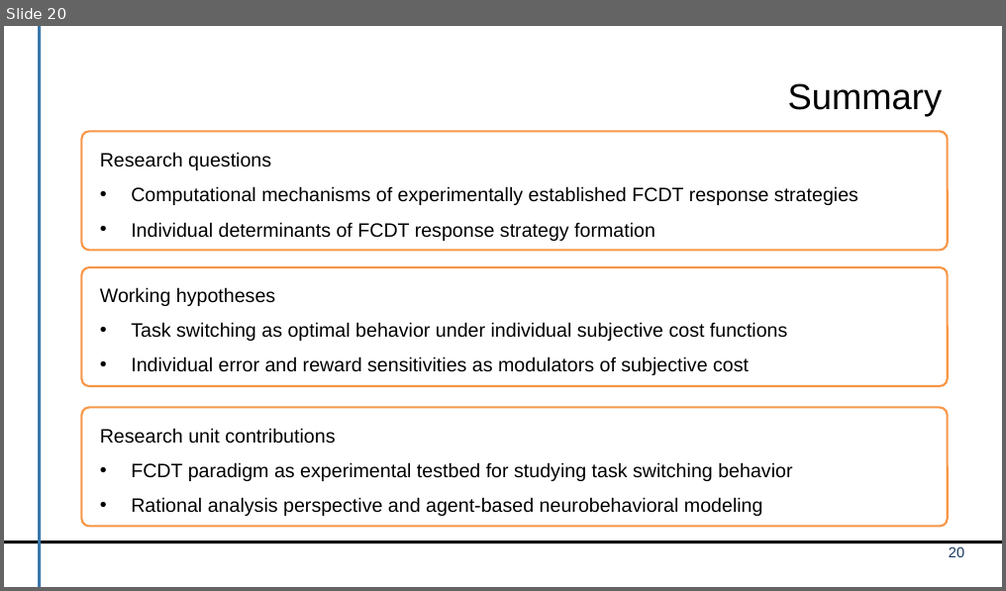
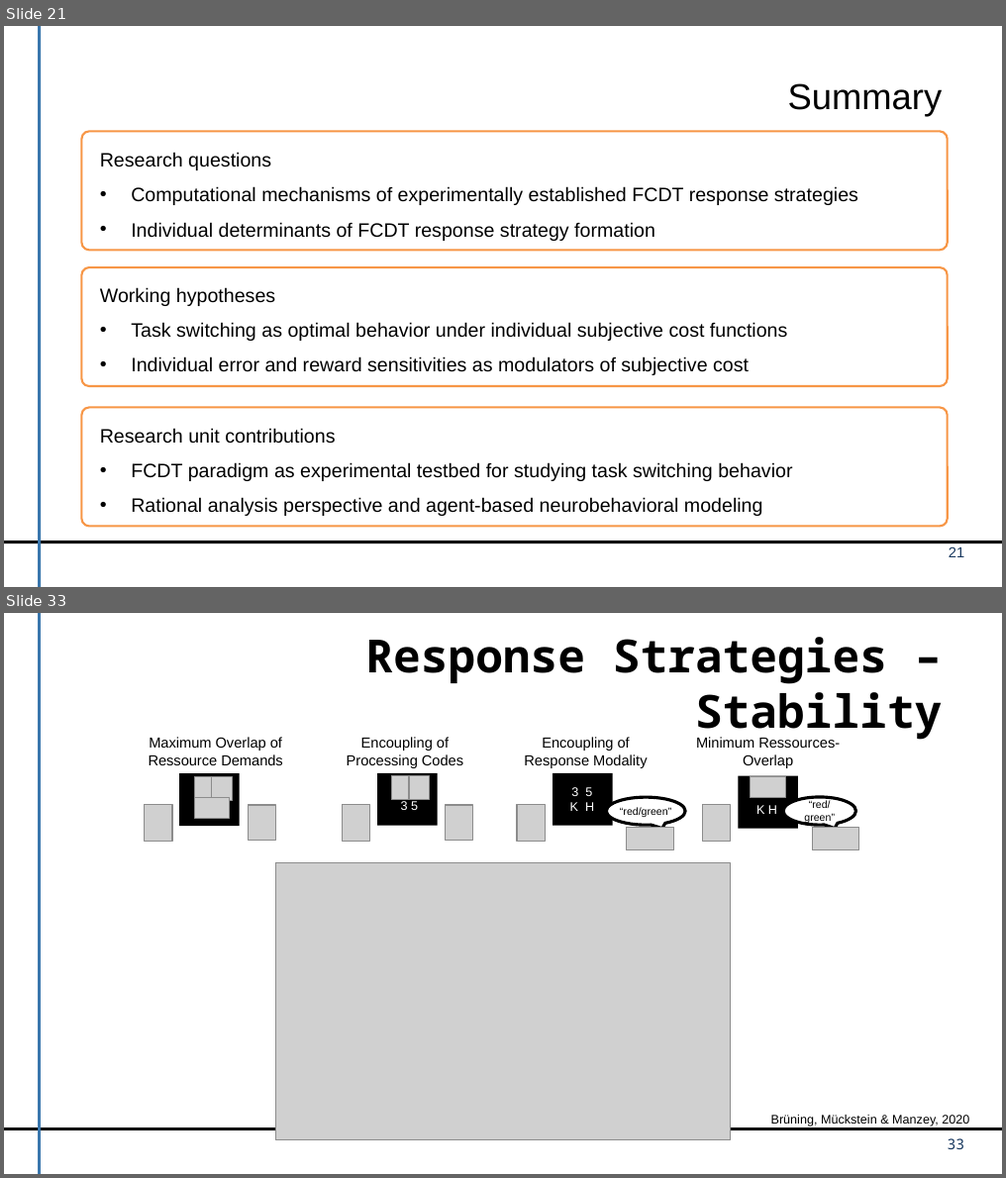
Before and after one commit to dirk-ostwald/Optimal-dual-task-performance, a slide deck: presentation/TP3-Kick-Off-Presentation-JB-DO.pptx. Shown one above the other, each under a label of ours: slide 20 before the commit, slides 21 and 33 after it; the slides between them are not shown. The pictures are 1006x591 and 1006x1178 pixels, drawn with LibreOffice and Linux fonts; fonts in the diff are those of the drawing; grey boxes stand for pictures; background and template pictures are left out. Boxes give left, top, right and bottom in pixels: in the first picture for what was removed or moved away, otherwise in the second. Text is boxed around its words. In the diff, an @@ line names an element or a change of style, - is before the commit and + after.

```diff
--- a/presentation/TP3-Kick-Off-Presentation-JB-DO.pptx
+++ b/presentation/TP3-Kick-Off-Presentation-JB-DO.pptx
@@ slide 33 added at [4,613,1002,1174], background #FFFFFF; not listed: 2 template elements that a slide beside it also shows @@
@@ title added at [365,637,942,740], 33 pt, text #000000, bold @@
+Response Strategies – Stability
@@ text added at [149,737,283,765], 10.5 pt, text #000000 @@
+Maximum Overlap of Ressource Demands
@@ text added at [347,737,463,768], 10.5 pt, text #000000 @@
+Encoupling of Processing Codes
@@ text added at [524,737,647,768], 10.5 pt, text #000000 @@
+Encoupling of Response Modality
@@ text added at [696,737,840,768], 10.5 pt, text #000000 @@
+Minimum Ressources-Overlap
@@ group added at [377,773,437,827]: 2 pictures, 1 rectangle, 1 text @@
+3 5
@@ rectangle added at [552,773,613,826], fill #000000 @@
@@ text added at [570,787,594,811], 9 pt, text #FFFFFF @@
+3 5
+K H
@@ rectangle added at [739,775,798,829], fill #000000 @@
@@ picture added at [750,776,785,797] @@
@@ picture added at [145,805,172,841] @@
@@ group added at [179,773,240,827]: 3 pictures, 1 rectangle @@
@@ picture added at [249,805,275,840] @@
@@ picture added at [342,805,369,841] @@
@@ picture added at [446,805,472,840] @@
@@ picture added at [517,805,545,841] @@
@@ speech bubble added at [606,797,684,826], fill #FFFFFF, outline #000000 2.25 pt, 7.5 pt, text #000000 @@
+“red/green”
@@ picture added at [703,805,731,841] @@
@@ text added at [756,805,777,814], 9 pt, text #FFFFFF @@
+K H
@@ speech bubble added at [783,797,856,826], fill #FFFFFF, outline #000000 2.25 pt, 7.5 pt, text #000000 @@
+“red/green”
@@ picture added at [627,827,673,851] @@
@@ picture added at [812,827,859,851] @@
@@ picture added at [275,862,731,1140] @@
@@ text added at [771,1115,969,1127], 9 pt, text #000000 @@
+Brüning, Mückstein & Manzey, 2020
@@ page number added at [947,1139,965,1150], 10.5 pt, text #17375E @@
+33
@@ what was slide 20 is now slide 21 @@
@@ page number at [948,547,964,558]: text changed @@
-20
+21
```
Also in this commit, not shown: 7 slides changed, 19 other slides added, 11 other files.
